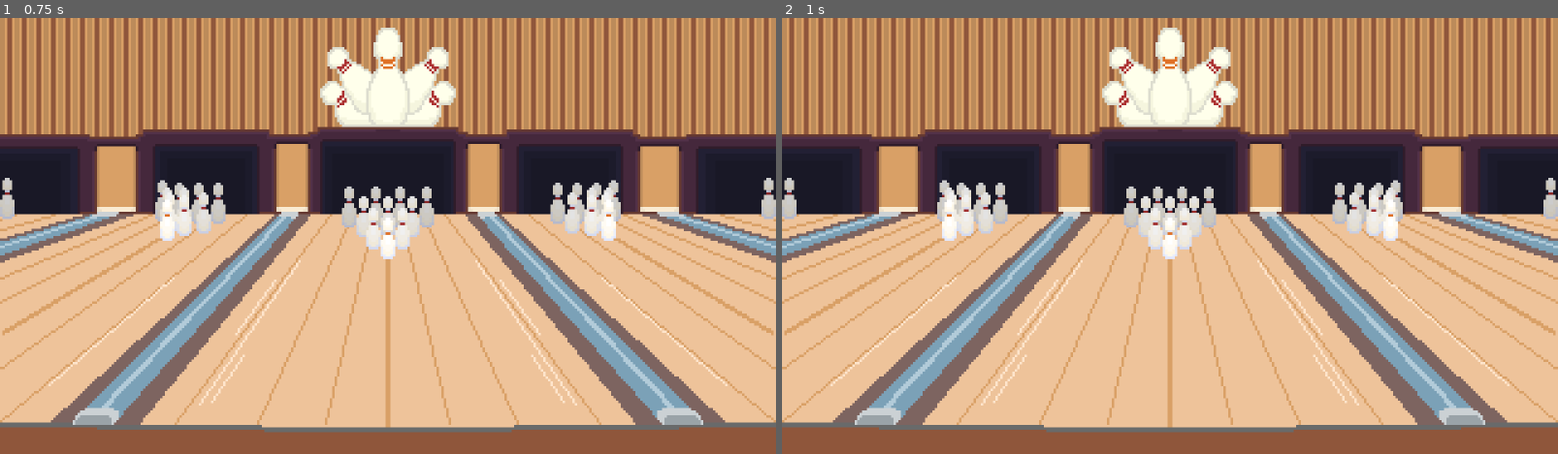
Above: before the commit, frames 1-2 (left to right).
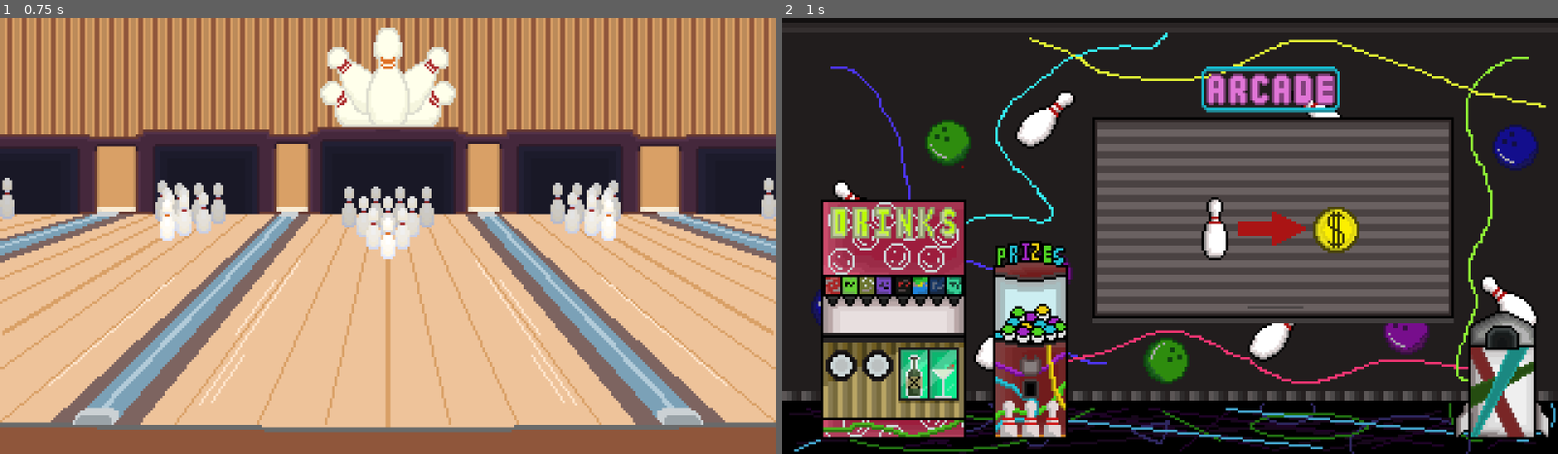
Above: after the commit, the same moments.

Repository: Arydeen/bowling-game
Game: Godot game, scene res://base.tscn
The game is run twice, just before and just after one commit, with the same random seed, the same clock (stepped at 60 frames per second) and the same inputs.
Inputs (mouse positions are in pixels of both pictures, inside the frame that each line leads up to):
- Up to frame 1 (0.75 s): tap Enter at 0.5 s; move the mouse to (558, 214) at 0.52 s; tap Space (capsule_open, bound only after the commit) at 0.6 s; click (558, 214) at 0.67 s
- Up to frame 2 (1 s): tap ` (go_shop, bound only after the commit) at 0.77, 0.8 s

Frame 1 is identical in both runs. In frame 2, 96% of the frame differs, in the area x 0-100%, y 0-100%.

Commit message:
arcade and capsules, no currency yet

Diff:
--- a/base.tscn
+++ b/base.tscn
@@ -1,5 +1,6 @@
-[gd_scene load_steps=7 format=3 uid="uid://60llxltl8avx"]
+[gd_scene load_steps=8 format=3 uid="uid://60llxltl8avx"]
 
+[ext_resource type="Script" uid="uid://3pr0hixl02yn" path="res://bowling.gd" id="1_42dj3"]
 [ext_resource type="Texture2D" uid="uid://bou6tlb3yq6bd" path="res://textures/backgrounds/background.png" id="1_rpg24"]
 [ext_resource type="AudioStream" uid="uid://bcro23neh7q1h" path="res://music/bowling track.mp3" id="2_3vi8l"]
 [ext_resource type="Texture2D" uid="uid://dhya4cmdkr2n8" path="res://textures/pins/pin_r4.png" id="3_tpea4"]
@@ -8,6 +9,7 @@
 [ext_resource type="Texture2D" uid="uid://yehbmevy5ipr" path="res://textures/pins/pin_r1.png" id="6_cho24"]
 
 [node name="Bowling" type="Node2D"]
+script = ExtResource("1_42dj3")
 
 [node name="Lanes" type="Sprite2D" parent="."]
 position = Vector2(160, 90)
--- /dev/null
+++ b/bowling.gd
@@ -0,0 +1,16 @@
+extends Node2D
+
+
+# Called when the node enters the scene tree for the first time.
+func _ready() -> void:
+	pass # Replace with function body.
+
+
+# Called every frame. 'delta' is the elapsed time since the previous frame.
+func _process(delta: float) -> void:
+	pass
+
+
+func _unhandled_input(event: InputEvent) -> void:
+	if Input.is_action_just_pressed("go_shop"):
+		get_tree().change_scene_to_file("res://Shop.tscn")
--- /dev/null
+++ b/capsule_machine.gd
@@ -0,0 +1,17 @@
+extends Area2D
+
+signal clicked
+
+func _ready() -> void:
+	input_pickable = true
+
+
+# Called every frame. 'delta' is the elapsed time since the previous frame.
+func _process(delta: float) -> void:
+	pass
+
+
+func _input_event(viewport: Viewport, event: InputEvent, shape_idx: int) -> void:
+	if event is InputEventMouseButton and event.pressed and event.button_index == MOUSE_BUTTON_LEFT:
+		print("Capsule Machine Clicked!")
+		clicked.emit()
--- a/project.godot
+++ b/project.godot
@@ -27,6 +27,19 @@
 
 project/assembly_name="Bowling Game"
 
+[input]
+
+go_shop={
+"deadzone": 0.2,
+"events": [Object(InputEventKey,"resource_local_to_scene":false,"resource_name":"","device":-1,"window_id":0,"alt_pressed":false,"shift_pressed":false,"ctrl_pressed":false,"meta_pressed":false,"pressed":false,"keycode":0,"physical_keycode":96,"key_label":0,"unicode":96,"location":0,"echo":false,"script":null)
+]
+}
+capsule_open={
+"deadzone": 0.2,
+"events": [Object(InputEventKey,"resource_local_to_scene":false,"resource_name":"","device":-1,"window_id":0,"alt_pressed":false,"shift_pressed":false,"ctrl_pressed":false,"meta_pressed":false,"pressed":false,"keycode":0,"physical_keycode":32,"key_label":0,"unicode":32,"location":0,"echo":false,"script":null)
+]
+}
+
 [rendering]
 
 textures/canvas_textures/default_texture_filter=0
--- /dev/null
+++ b/shop.gd
@@ -0,0 +1,256 @@
+extends Node2D
+
+@onready var capsule_machine: Area2D = $CapsuleMachine
+@onready var shop_center: Marker2D = $ShopCenter
+
+const CAPSULE_COMMON_TEX: Texture2D = preload("res://textures/capsules/CapsuleCommon.png")
+const CAPSULE_RARE_TEX: Texture2D = preload("res://textures/capsules/CapsuleRare.png")
+const CAPSULE_EPIC_TEX: Texture2D = preload("res://textures/capsules/CapsuleEpic.png")
+const CAPSULE_LEGENDARY_TEX: Texture2D = preload("res://textures/capsules/CapsuleLegendary.png")
+
+@export var spawn_offset: Vector2 = Vector2(0, -120)
+@export var drop_time: float = 0.6
+
+@export var rock_angle: float = 0.25
+@export var rock_time: float = 0.12
+
+# spam tuning SATISFYING
+@export var rock_speed_boost_per_press: float = 0.35
+@export var rock_speed_max: float = 4.0
+
+#Lights
+@export var open_flash_time: float = 0.25
+@export var open_flash_peak_energy: float = 2 #Intensity (Start)
+@export var open_flash_peak_scale: float = 2
+
+@export var open_light_sustain_energy: float = 5   # stays ON after open (End)
+@export var open_light_sustain_scale: float = 5
+
+@export var open_light_spike_count: int = 8         # number of rays
+@export var open_light_spike_sharpness: float = 4.0  # higher = thinner spikes
+@export var open_light_falloff: float = 1.8          # higher = fades faster outward
+@export var open_light_texture_size: int = 256       # 128/256/512
+
+var _open_light: PointLight2D = null
+var _open_light_tween: Tween = null
+
+enum Rarity { COMMON, RARE, EPIC, LEGENDARY }
+var _current_rarity: Rarity = Rarity.COMMON
+
+enum Step { NONE, WAIT_LEFT, WAIT_RIGHT, WAIT_OPEN, WAIT_REMOVE }
+var _step: Step = Step.NONE
+
+var _busy: bool = false
+var _animating: bool = false
+
+var _capsule: Sprite2D = null
+var _tex_size: Vector2 = Vector2.ZERO
+
+var _rock_tween: Tween = null
+var _rock_mult: float = 1.0
+var _rock_target_angle: float = 0.0
+
+func _ready() -> void:
+	randomize()
+	_setup_open_light()
+	capsule_machine.clicked.connect(_on_capsule_machine_clicked)
+
+func _unhandled_input(event: InputEvent) -> void:
+	if _busy and _capsule != null and Input.is_action_just_pressed("capsule_open"):
+		_on_space_pressed()
+		get_viewport().set_input_as_handled()
+
+func _on_capsule_machine_clicked() -> void:
+	if _busy:
+		return
+	_busy = true
+	_step = Step.NONE
+	_stop_open_light()
+	_spawn_and_drop_capsule()
+
+func _pick_capsule_texture() -> Texture2D:
+	# 56% common, 28% rare, 11% epic, 5% legendary
+	var roll := randi_range(1, 100)
+
+	if roll <= 56:
+		_current_rarity = Rarity.COMMON
+		return CAPSULE_COMMON_TEX
+	elif roll <= 84: # 57-84 (28%)
+		_current_rarity = Rarity.RARE
+		return CAPSULE_RARE_TEX
+	elif roll <= 95: # 85-95 (11%)
+		_current_rarity = Rarity.EPIC
+		return CAPSULE_EPIC_TEX
+	else:            # 96-100 (5%)
+		_current_rarity = Rarity.LEGENDARY
+		return CAPSULE_LEGENDARY_TEX
+
+func _spawn_and_drop_capsule() -> void:
+	_capsule = Sprite2D.new()
+	_capsule.texture = _pick_capsule_texture()
+	_capsule.centered = true
+	_capsule.z_index = 100
+	_capsule.rotation = 0.0
+
+	_tex_size = _capsule.texture.get_size()
+
+	# Start CLOSED CAPSULE``
+	_capsule.region_enabled = true
+	_capsule.region_rect = Rect2(0.0, 0.0, _tex_size.x, _tex_size.y * 0.5)
+
+	var end_pos: Vector2 = shop_center.global_position
+	var start_pos: Vector2 = end_pos + spawn_offset
+
+	_capsule.global_position = start_pos
+	add_child(_capsule)
+
+	var tween: Tween = create_tween()
+	tween.tween_property(_capsule, "global_position", end_pos, drop_time)
+
+	await tween.finished
+	_step = Step.WAIT_LEFT
+
+func _on_space_pressed() -> void:
+	if not _busy:
+		return
+	if _capsule == null:
+		return
+
+	# If we're currently rocking, spamming increases speed (DON'T kill/restart tween).
+	if _animating:
+		_rock_mult = min(_rock_mult + rock_speed_boost_per_press, rock_speed_max)
+		if _rock_tween != null and _rock_tween.is_valid():
+			_rock_tween.set_speed_scale(_rock_mult)
+		return
+
+	match _step:
+		Step.WAIT_LEFT:
+			_animating = true
+			await _rock(-rock_angle)
+			_animating = false
+			_step = Step.WAIT_RIGHT
+
+		Step.WAIT_RIGHT:
+			_animating = true
+			await _rock(rock_angle)
+			_animating = false
+			_step = Step.WAIT_OPEN
+
+		Step.WAIT_OPEN:
+			# OPEN CAPSULE
+			_capsule.region_rect = Rect2(0.0, _tex_size.y * 0.5, _tex_size.x, _tex_size.y * 0.5)
+			if _open_light != null:
+				_open_light.color = _get_light_color_for_rarity(_current_rarity)
+			_flash_open_light()
+			_step = Step.WAIT_REMOVE
+
+		Step.WAIT_REMOVE:
+			_stop_open_light()
+
+			_capsule.queue_free()
+			_capsule = null
+			_busy = false
+			_step = Step.NONE
+
+		_:
+			pass
+
+func _rock(target_angle: float) -> void:
+	_capsule.rotation = 0.0
+	_rock_mult = 1.0
+	_rock_target_angle = target_angle
+
+	_rock_tween = create_tween()
+	_rock_tween.set_speed_scale(_rock_mult)
+	_rock_tween.tween_property(_capsule, "rotation", _rock_target_angle, rock_time)
+	_rock_tween.tween_property(_capsule, "rotation", 0.0, rock_time)
+
+	var tween := _rock_tween
+	await tween.finished
+
+	if _rock_tween == tween:
+		_rock_tween = null
+
+func _make_spiky_light_texture(size: int = 256) -> Texture2D:
+	# Procedural "rays" texture: bright spikes from center, fading outward.
+	var img: Image = Image.create(size, size, false, Image.FORMAT_RGBA8)
+	img.fill(Color(0, 0, 0, 0))
+
+	var center: Vector2 = Vector2(size * 0.5, size * 0.5)
+	var max_r: float = center.x
+
+	for y: int in range(size):
+		for x: int in range(size):
+			var p: Vector2 = Vector2(x + 0.5, y + 0.5) - center
+			var r: float = p.length() / max_r
+			if r >= 1.0:
+				continue
+
+			var ang: float = atan2(p.y, p.x) # -PI..PI
+			var s: float = abs(sin(ang * float(open_light_spike_count) * 0.5))
+			s = pow(s, open_light_spike_sharpness)
+
+			var radial: float = pow(1.0 - r, open_light_falloff)
+			var a: float = clamp(radial * (0.35 + 0.65 * s), 0.0, 1.0)
+
+			img.set_pixel(x, y, Color(1, 1, 1, a))
+
+	var tex: ImageTexture = ImageTexture.create_from_image(img)
+	return tex
+
+
+func _setup_open_light() -> void:
+	_open_light = PointLight2D.new()
+	_open_light.texture = _make_spiky_light_texture(open_light_texture_size)
+	_open_light.energy = 0.0
+	_open_light.scale = Vector2.ONE
+	_open_light.color = Color(1, 1, 1, 1)
+	_open_light.shadow_enabled = true
+	_open_light.z_index = 200
+
+	# Origin at shop_center (center)
+	shop_center.add_child(_open_light)
+	_open_light.position = Vector2.ZERO
+
+
+func _flash_open_light() -> void:
+	if _open_light == null:
+		return
+
+	if _open_light_tween != null and _open_light_tween.is_valid():
+		_open_light_tween.kill()
+
+	_open_light.energy = 0.0
+	_open_light.scale = Vector2.ONE
+
+	_open_light_tween = create_tween()
+	_open_light_tween.tween_property(_open_light, "energy", open_flash_peak_energy, open_flash_time * 0.35)
+	_open_light_tween.parallel().tween_property(_open_light, "scale", Vector2.ONE * open_flash_peak_scale, open_flash_time * 0.35)
+
+	# settle and STAY (no fade to 0)
+	_open_light_tween.tween_property(_open_light, "energy", open_light_sustain_energy, open_flash_time * 0.65)
+	_open_light_tween.parallel().tween_property(_open_light, "scale", Vector2.ONE * open_light_sustain_scale, open_flash_time * 0.65)
+
+
+func _stop_open_light() -> void:
+	if _open_light_tween != null and _open_light_tween.is_valid():
+		_open_light_tween.kill()
+	_open_light_tween = null
+
+	if _open_light != null:
+		_open_light.energy = 0.0
+		_open_light.scale = Vector2.ONE
+
+
+func _get_light_color_for_rarity(r: Rarity) -> Color:
+	match r:
+		Rarity.COMMON:
+			return Color8(120, 255, 80)   # green
+		Rarity.RARE:
+			return Color8(160, 220, 255)  # blue
+		Rarity.EPIC:
+			return Color8(155, 90, 255)   # purple
+		Rarity.LEGENDARY:
+			return Color8(255, 215, 80)   # yellow
+		_:
+			return Color.WHITE
--- /dev/null
+++ b/shop.tscn
@@ -0,0 +1,25 @@
+[gd_scene load_steps=5 format=3 uid="uid://u28tcv2pwrxj"]
+
+[ext_resource type="Script" uid="uid://bkb744ykskyrj" path="res://shop.gd" id="1_blqjs"]
+[ext_resource type="Texture2D" uid="uid://bd50h0lo7kxnf" path="res://textures/backgrounds/ArcadeClosedBackground.png" id="1_viryw"]
+[ext_resource type="Script" uid="uid://d4ic6w67pof6a" path="res://capsule_machine.gd" id="3_fgaav"]
+
+[sub_resource type="RectangleShape2D" id="RectangleShape2D_6lah5"]
+size = Vector2(31, 73)
+
+[node name="Shop" type="Node2D"]
+script = ExtResource("1_blqjs")
+
+[node name="Arcade" type="Sprite2D" parent="."]
+position = Vector2(160, 90)
+texture = ExtResource("1_viryw")
+
+[node name="CapsuleMachine" type="Area2D" parent="."]
+script = ExtResource("3_fgaav")
+
+[node name="CollisionShape2D" type="CollisionShape2D" parent="CapsuleMachine"]
+position = Vector2(102.5, 137.5)
+shape = SubResource("RectangleShape2D_6lah5")
+
+[node name="ShopCenter" type="Marker2D" parent="."]
+position = Vector2(160, 90)
Not shown, added: bowling.gd.uid
Not shown, added: capsule_machine.gd.uid
Not shown, added: shop.gd.uid
Binary file added: textures/backgrounds/ArcadeClosedBackground.png
Not shown, added: textures/backgrounds/ArcadeClosedBackground.png.import
Binary file added: textures/backgrounds/ArcadeCrackedBackground.png
Not shown, added: textures/backgrounds/ArcadeCrackedBackground.png.import
Binary file added: textures/backgrounds/ArcadeOpenBackground.png
Not shown, added: textures/backgrounds/ArcadeOpenBackground.png.import
Binary file added: textures/capsules/CapsuleCommon.png
Not shown, added: textures/capsules/CapsuleCommon.png.import
Binary file added: textures/capsules/CapsuleEpic.png
(and 5 more such lines)
